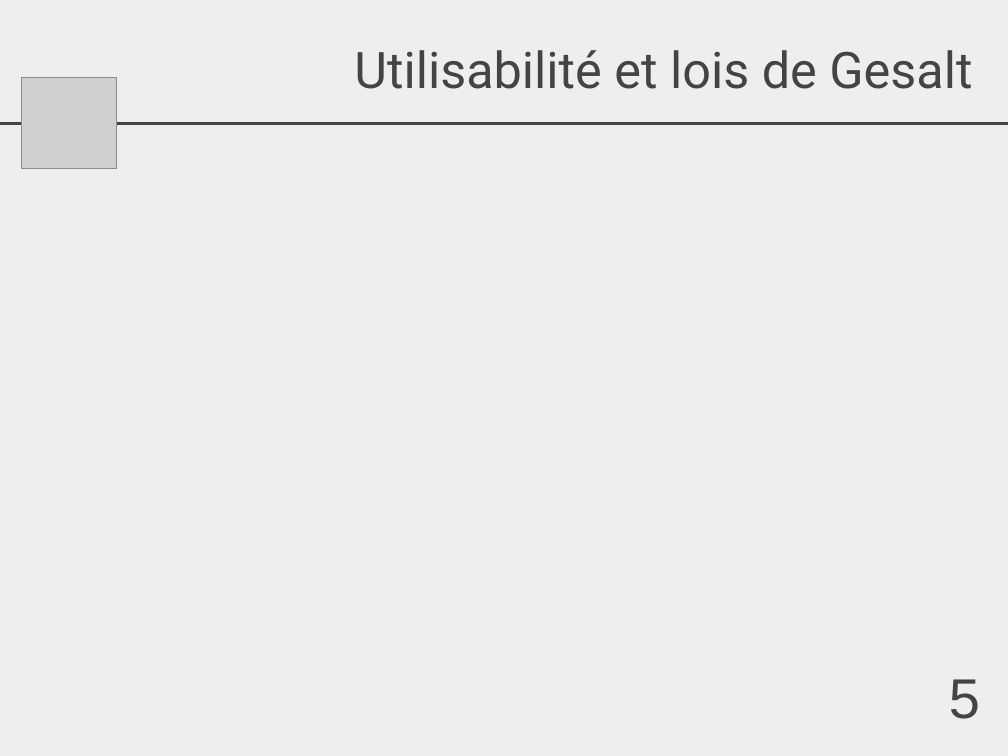
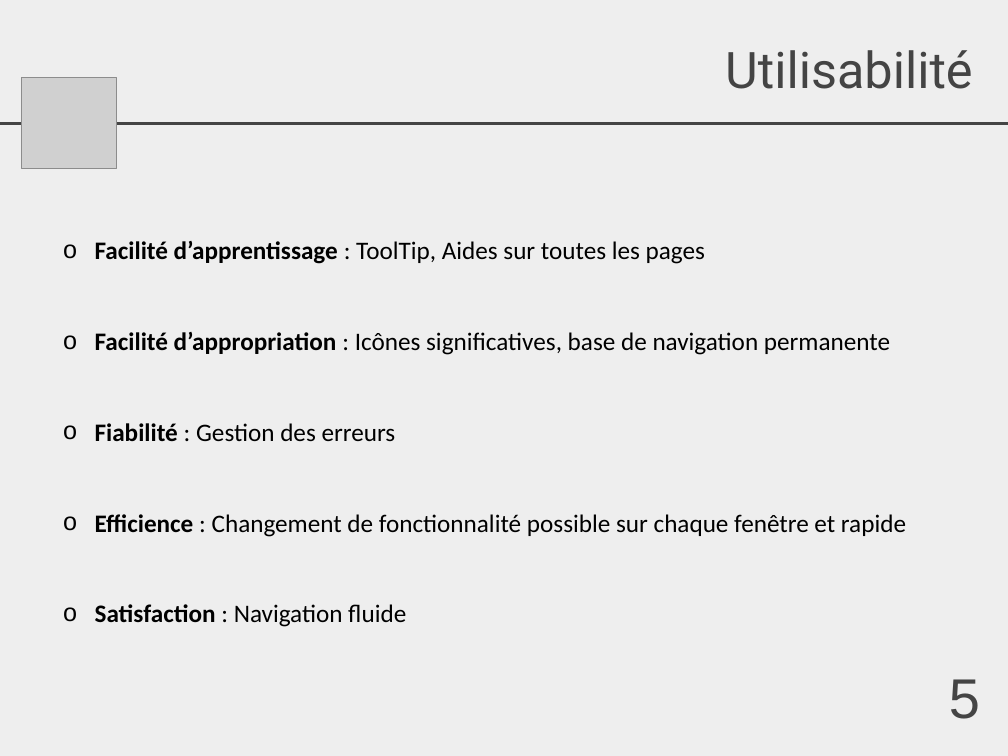
Before and after one commit to AmandineF/UDES, a slide deck: slide 5 of IM/TP5/AwaiPres.pptx. Drawn at 1008x756 pixels with LibreOffice and Linux fonts; fonts in the diff are those of the drawing; grey boxes stand for pictures. Boxes give left, top, right and bottom in pixels: in the first picture for what was removed or moved away, otherwise in the second. Text is boxed around its words. In the diff, an @@ line names an element or a change of style, - is before the commit and + after.

```diff
--- a/IM/TP5/AwaiPres.pptx
+++ b/IM/TP5/AwaiPres.pptx
@@ text at (725, 50, 972, 89): text changed @@
-Utilisabilité et lois de Gesalt
+Utilisabilité
@@ text added at (95, 241, 906, 627), 18 pt, text #000000 @@
+o Facilité d’apprentissage : ToolTip, Aides sur toutes les pages
+o Facilité d’appropriation : Icônes significatives, base de navigation permanente
+o Fiabilité : Gestion des erreurs
+o Efficience : Changement de fonctionnalité possible sur chaque fenêtre et rapide
+o Satisfaction : Navigation fluide
```
Also in this commit, not shown: 2 other slides changed, 1 slide removed, 39 other files.
